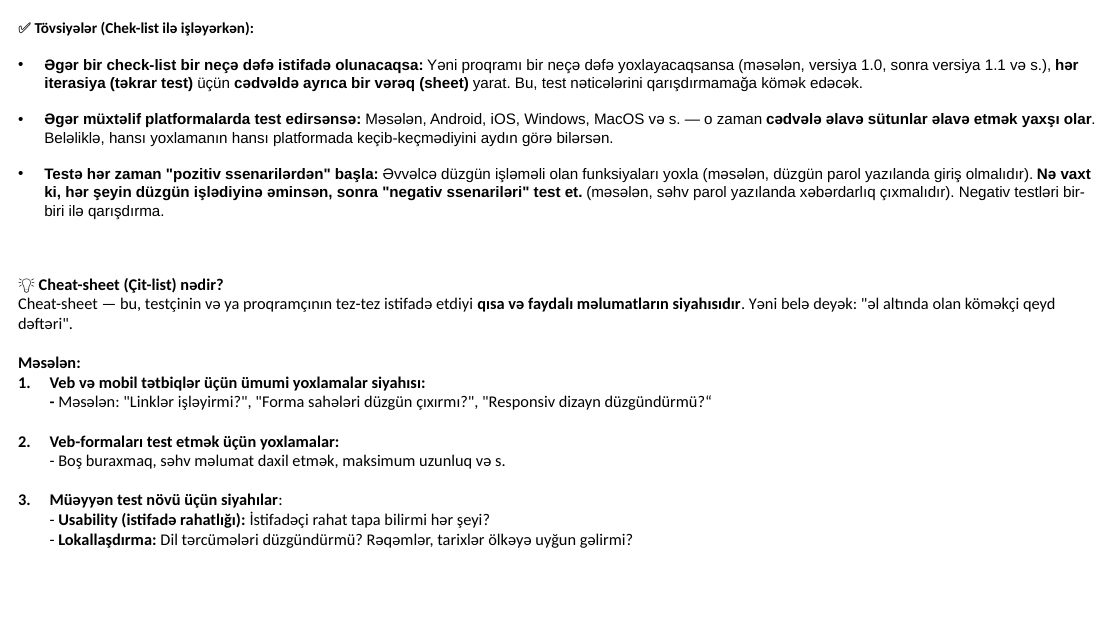
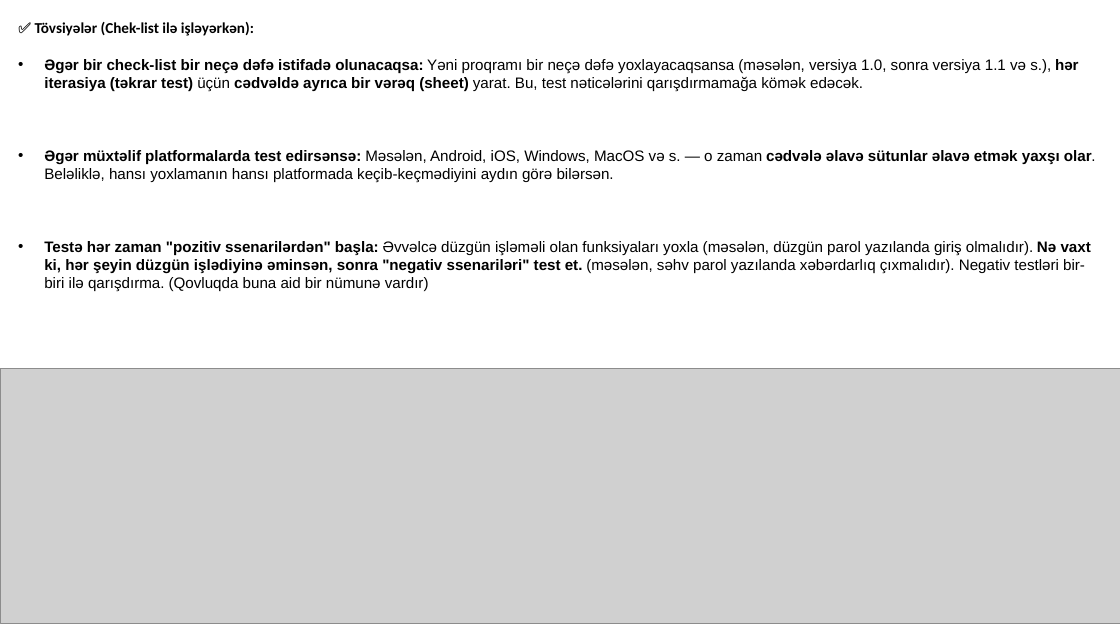
Before and after one commit to codeurient/QA, a slide deck: slide 4 of .lessons (az)/37 Test plan, test strategy/2 - 1 Testing Documentation.pptx (slide 3 before the commit). Drawn at 1120x630 pixels with LibreOffice and Linux fonts; fonts in the diff are those of the drawing; grey boxes stand for pictures. Boxes give left, top, right and bottom in pixels: in the first picture for what was removed or moved away, otherwise in the second. Text is boxed around its words. In the diff, an @@ line names an element or a change of style, - is before the commit and + after.

```diff
--- a/.lessons (az)/37 Test plan, test strategy/2 - 1 Testing Documentation.pptx
+++ b/.lessons (az)/37 Test plan, test strategy/2 - 1 Testing Documentation.pptx
@@ text at [44,241,1091,292]: text changed; size 14 to 13 pt; font Calibri to Arial @@
-• Testə hər zaman "pozitiv ssenarilərdən" başla: Əvvəlcə düzgün işləməli olan funksiyaları yoxla (məsələn, düzgün parol yazılanda giriş olmalıdır). Nə vaxt ki, hər şeyin düzgün işlədiyinə əminsən, sonra "negativ ssenariləri" test et. (məsələn, səhv parol yazılanda xəbərdarlıq çıxmalıdır). Negativ testləri bir-biri ilə qarışdırma.
-💡 Cheat-sheet (Çit-list) nədir?
-Cheat-sheet — bu, testçinin və ya proqramçının tez-tez istifadə etdiyi qısa və faydalı məlumatların siyahısıdır. Yəni belə deyək: "əl altında olan köməkçi qeyd dəftəri".
-Məsələn:
-1. Veb və mobil tətbiqlər üçün ümumi yoxlamalar siyahısı:
-   - Məsələn: "Linklər işləyirmi?", "Forma sahələri düzgün çıxırmı?", "Responsiv dizayn düzgündürmü?“
-2. Veb-formaları test etmək üçün yoxlamalar:
-   - Boş buraxmaq, səhv məlumat daxil etmək, maksimum uzunluq və s.
-3. Müəyyən test növü üçün siyahılar:
-   - Usability (istifadə rahatlığı): İstifadəçi rahat tapa bilirmi hər şeyi?
-   - Lokallaşdırma: Dil tərcümələri düzgündürmü? Rəqəmlər, tarixlər ölkəyə uyğun gəlirmi?
+• Testə hər zaman "pozitiv ssenarilərdən" başla: Əvvəlcə düzgün işləməli olan funksiyaları yoxla (məsələn, düzgün parol yazılanda giriş olmalıdır). Nə vaxt ki, hər şeyin düzgün işlədiyinə əminsən, sonra "negativ ssenariləri" test et. (məsələn, səhv parol yazılanda xəbərdarlıq çıxmalıdır). Negativ testləri bir-biri ilə qarışdırma. (Qovluqda buna aid bir nümunə vardır)
@@ picture added at [0,368,1120,623] @@
```
Also in this commit, not shown: 7 other slides changed, 2 slides added, 22 slides removed, 18 other files.
